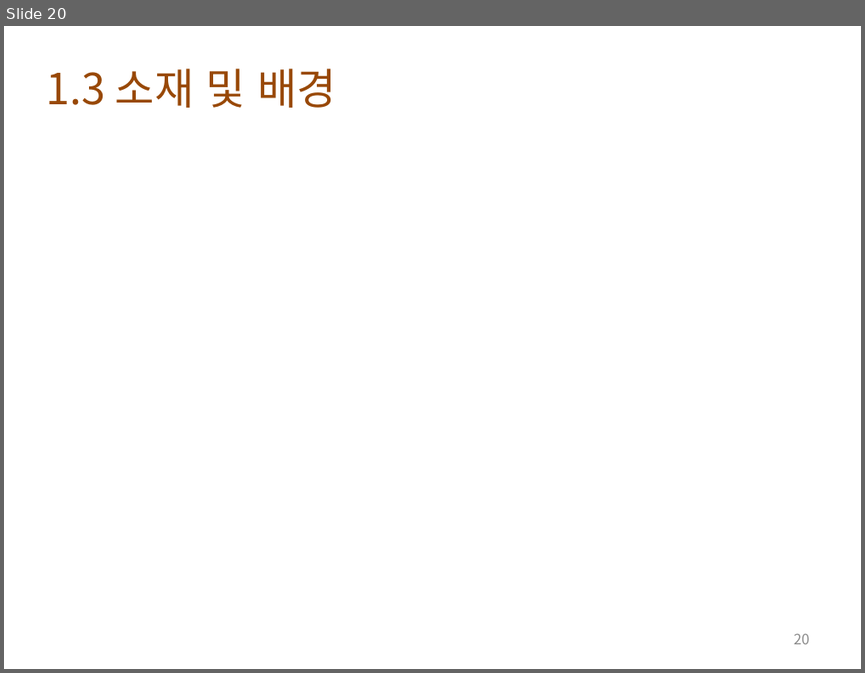
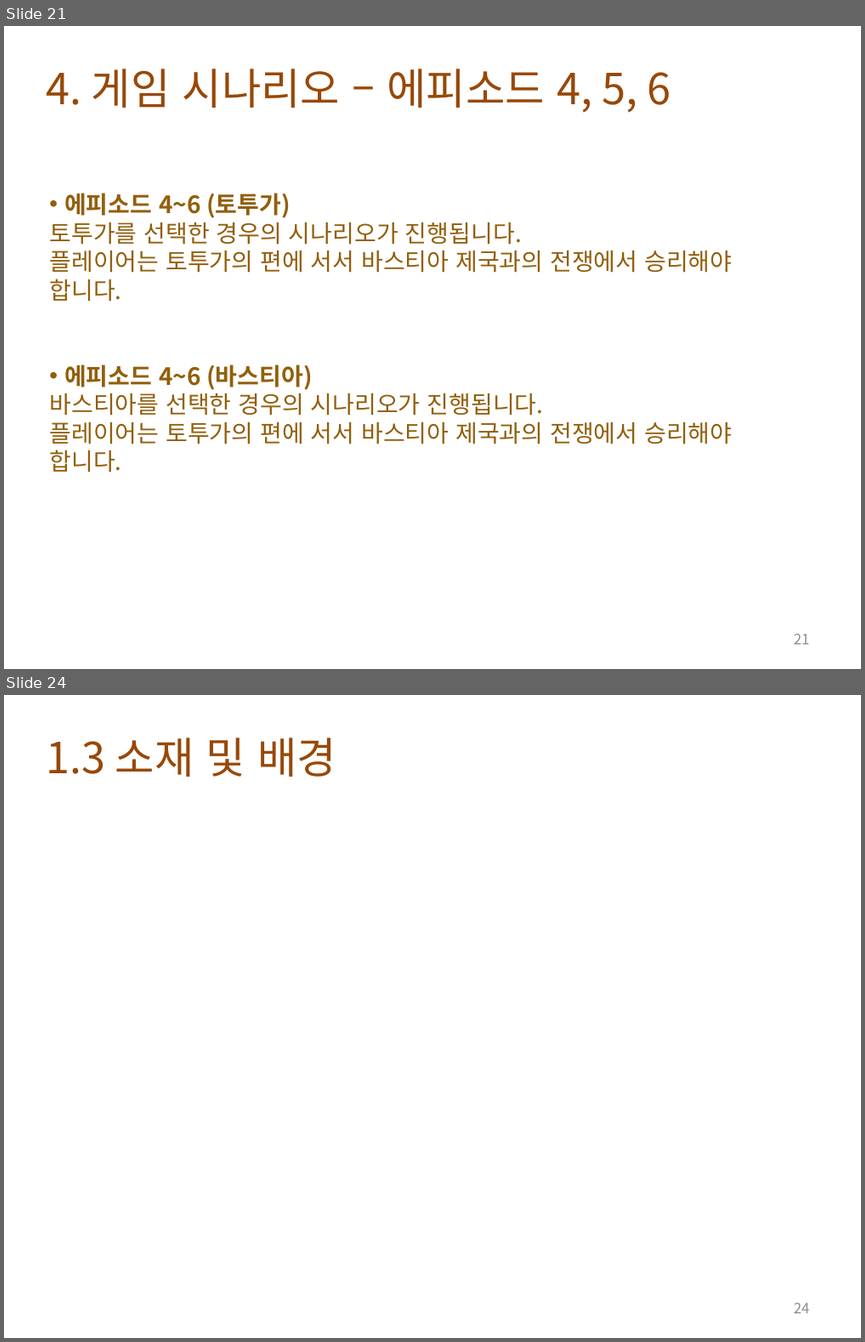
Before and after one commit to lge920904/planning_contest, a slide deck: tortuga bay 0.3.pptx. Shown one above the other, each under a label of ours: slide 20 before the commit, slides 21 and 24 after it; the slides between them are not shown. The pictures are 865x673 and 865x1342 pixels, drawn with LibreOffice and Linux fonts; fonts in the diff are those of the drawing; background and template pictures are left out. Boxes give left, top, right and bottom in pixels: in the first picture for what was removed or moved away, otherwise in the second. Text is boxed around its words. In the diff, an @@ line names an element or a change of style, - is before the commit and + after.

```diff
--- a/tortuga bay 0.3.pptx
+++ b/tortuga bay 0.3.pptx
@@ slide 21 added at <box>4,26,861,669</box>, background picture (left out) @@
@@ text added at <box>46,68,671,113</box>, 36 pt, text #984807 @@
+4. 게임 시나리오 – 에피소드 4, 5, 6
@@ text added at <box>49,193,732,472</box>, 20 pt, text #925F0C @@
+• 에피소드 4~6 (토투가)
+토투가를 선택한 경우의 시나리오가 진행됩니다.
+플레이어는 토투가의 편에 서서 바스티아 제국과의 전쟁에서 승리해야
+합니다.
+• 에피소드 4~6 (바스티아)
+바스티아를 선택한 경우의 시나리오가 진행됩니다.
+플레이어는 토투가의 편에 서서 바스티아 제국과의 전쟁에서 승리해야
+합니다.
@@ page number added at <box>794,633,810,644</box>, 12 pt, text #8C8C8C @@
+21
@@ what was slide 20 is now slide 24 @@
@@ page number at <box>794,1302,810,1313</box>: text changed @@
-20
+24
```
Also in this commit, not shown: 5 slides changed, 6 other slides added, 3 slides removed, 2 other files.
